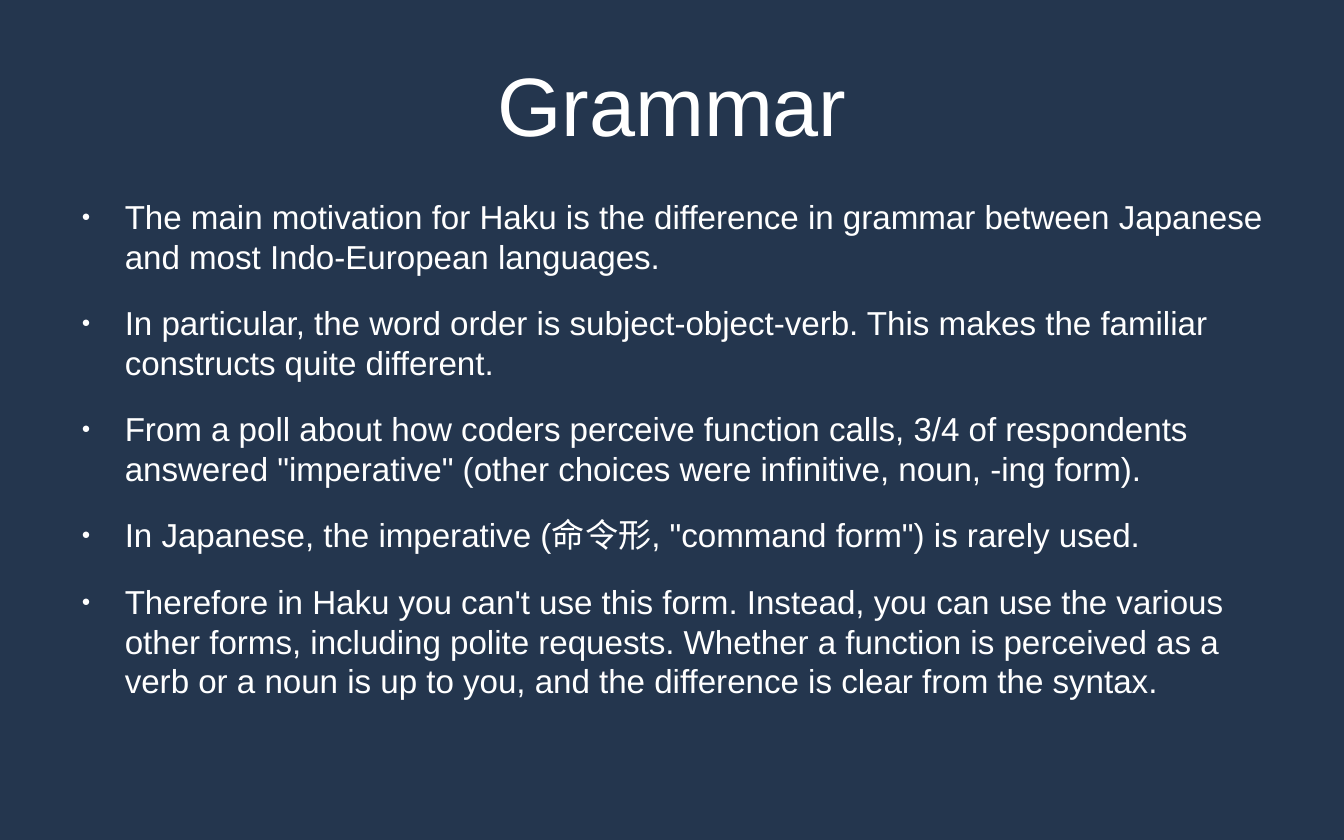
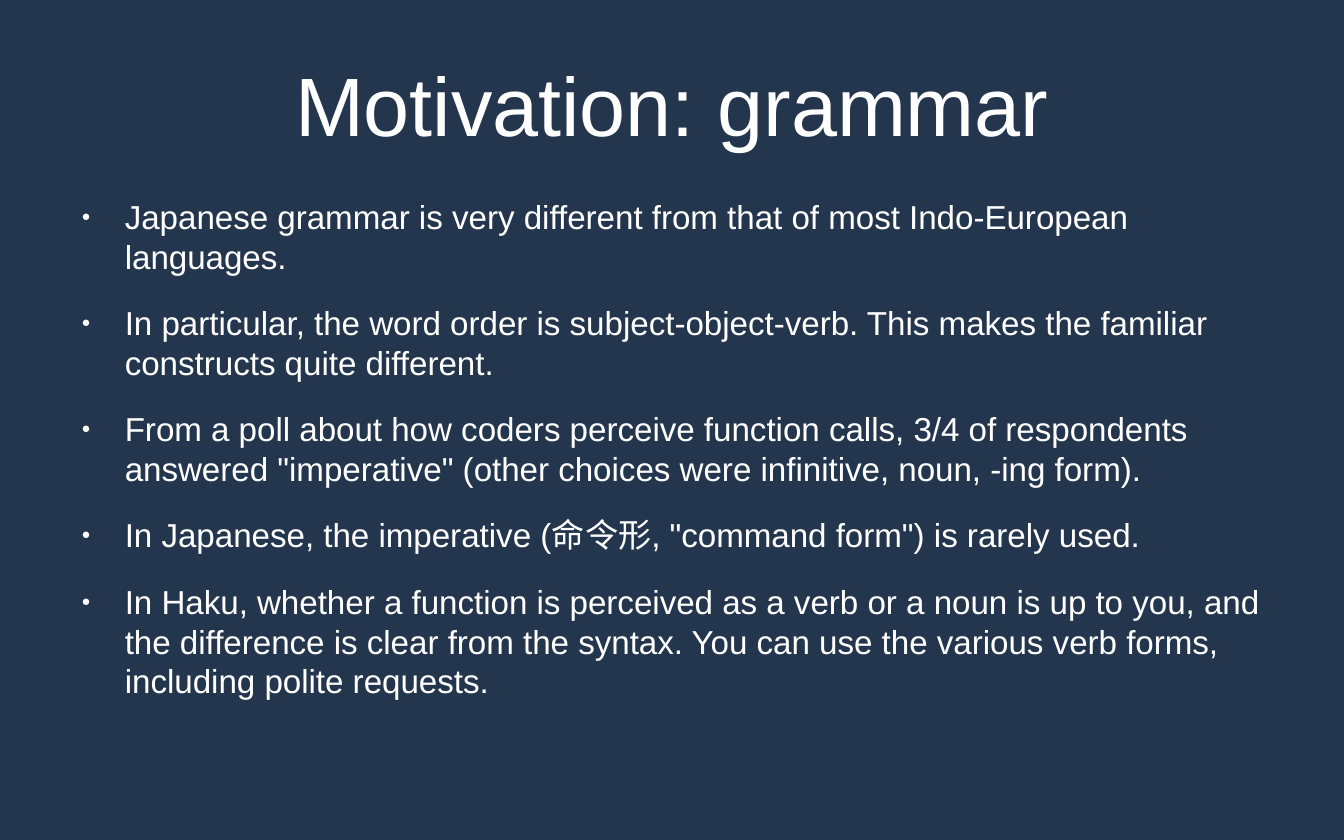
Before and after one commit to MrPicklePinosaur/haku, a slide deck: slide 15 of haku-talk/haku-talk.odp (slide 13 before the commit). Drawn at 1344x840 pixels with LibreOffice and Linux fonts; fonts in the diff are those of the drawing. Boxes give left, top, right and bottom in pixels: in the first picture for what was removed or moved away, otherwise in the second. Text is boxed around its words. In the diff, an @@ line names an element or a change of style, - is before the commit and + after.

```diff
--- a/haku-talk/haku-talk.odp
+++ b/haku-talk/haku-talk.odp
@@ title at <box>295,76,1049,151</box>: text changed @@
-Grammar
+Motivation: grammar
@@ text at <box>125,205,1128,275</box>: text changed @@
-● The main motivation for Haku is the difference in grammar between Japanese and most Indo-European languages.
+● Japanese grammar is very different from that of most Indo-European languages.
@@ text at <box>125,590,1259,700</box>: text changed @@
-● Therefore in Haku you can't use this form. Instead, you can use the various other forms, including polite requests. Whether a function is perceived as a verb or a noun is up to you, and the difference is clear from the syntax.
+● In Haku, whether a function is perceived as a verb or a noun is up to you, and the difference is clear from the syntax. You can use the various verb forms, including polite requests.
```
Also in this commit, not shown: 2 other slides changed, 3 slides added, 1 slide removed, 4 other files.
